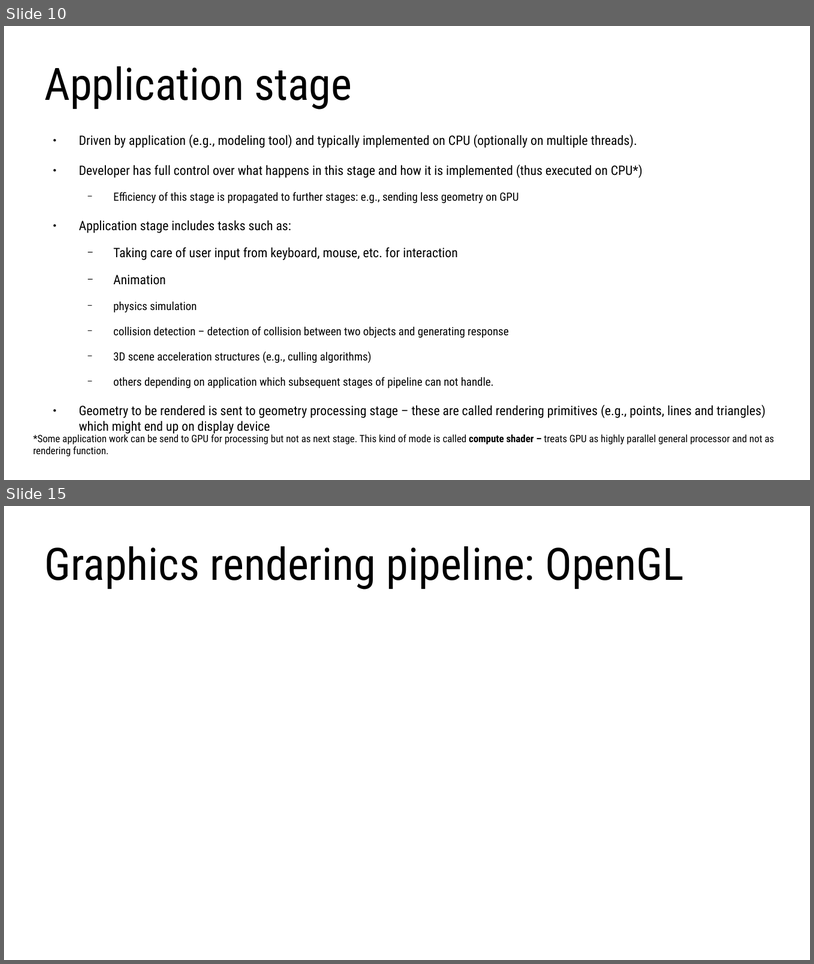
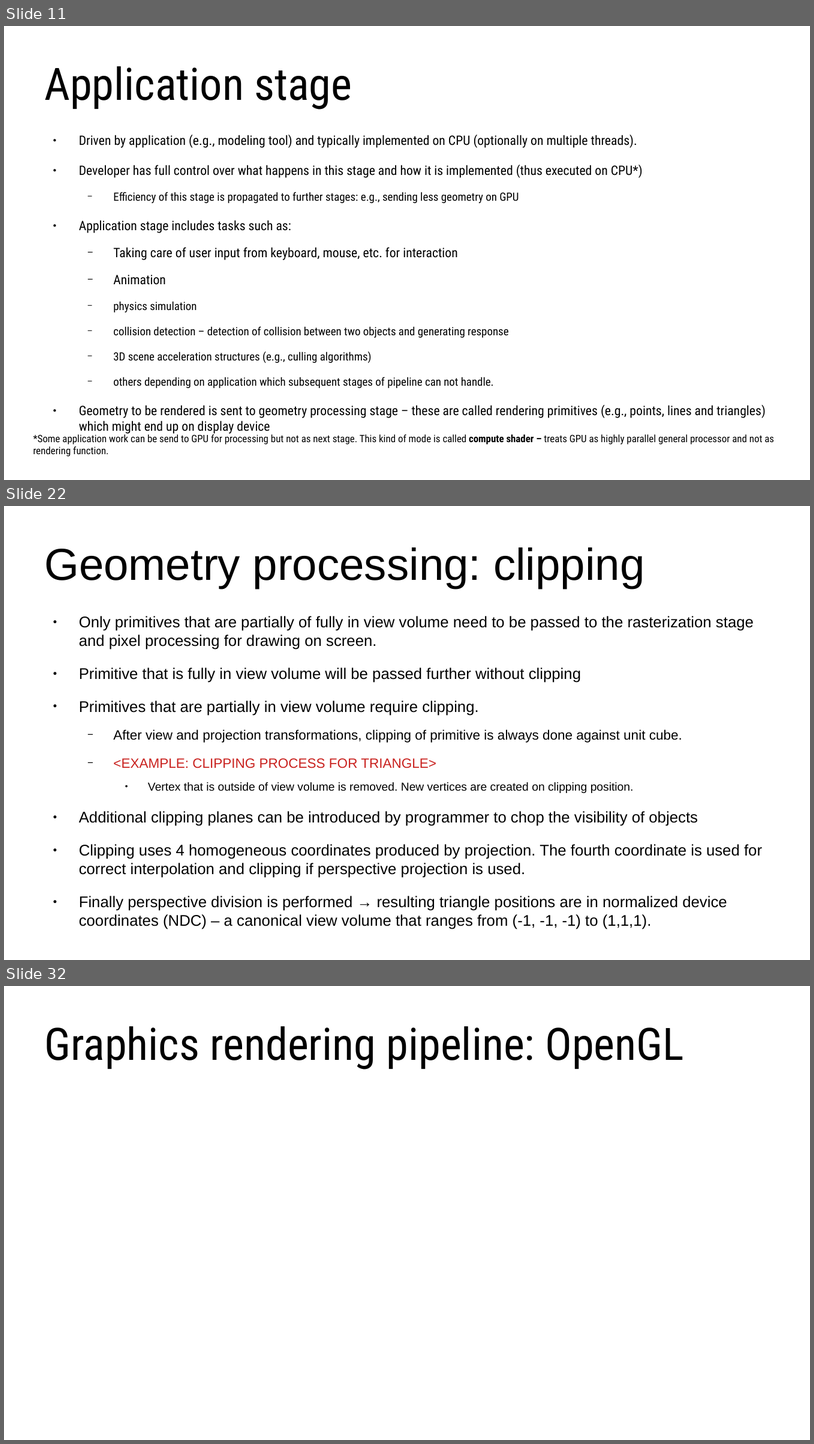
Before and after one commit to lorentzo/IntroductionToComputerGraphics, a slide deck: lectures/4_foundations_rendering/4_3_rasterization.odp. Shown one above the other, each under a label of ours: slides 10 and 15 before the commit, slides 11, 22 and 32 after it; the slides between them are not shown. The pictures are 814x964 and 814x1444 pixels, drawn with LibreOffice and Linux fonts; fonts in the diff are those of the drawing. Boxes give left, top, right and bottom in pixels: in the first picture for what was removed or moved away, otherwise in the second. Text is boxed around its words. In the diff, an @@ line names an element or a change of style, - is before the commit and + after.

Commit message:
rasterization, graphics pipeline

```diff
--- a/lectures/4_foundations_rendering/4_3_rasterization.odp
+++ b/lectures/4_foundations_rendering/4_3_rasterization.odp
@@ slide 22 added at <box>4,506,810,960</box>, background #FFFFFF @@
@@ title added at <box>44,547,645,588</box>, 44 pt, text #000000 @@
+Geometry processing: clipping
@@ text added at <box>79,616,762,929</box>, 15.2 pt, text #000000 @@
+● Only primitives that are partially of fully in view volume need to be passed to the rasterization stage and pixel processing for drawing on screen.
+● Primitive that is fully in view volume will be passed further without clipping
+● Primitives that are partially in view volume require clipping.
+  − After view and projection transformations, clipping of primitive is always done against unit cube.
+  − <EXAMPLE: CLIPPING PROCESS FOR TRIANGLE>
+    ● Vertex that is outside of view volume is removed. New vertices are created on clipping position.
+● Additional clipping planes can be introduced by programmer to chop the visibility of objects
+● Clipping uses 4 homogeneous coordinates produced by projection. The fourth coordinate is used for correct interpolation and clipping if perspective projection is used.
+● Finally perspective division is performed → resulting triangle positions are in normalized device coordinates (NDC) – a canonical view volume that ranges from (-1, -1, -1) to (1,1,1).
@@ what was slide 10 is now slide 11 @@
@@ what was slide 15 is now slide 32 @@
```
Also in this commit, not shown: 5 slides changed, 16 other slides added, 1 other file.
